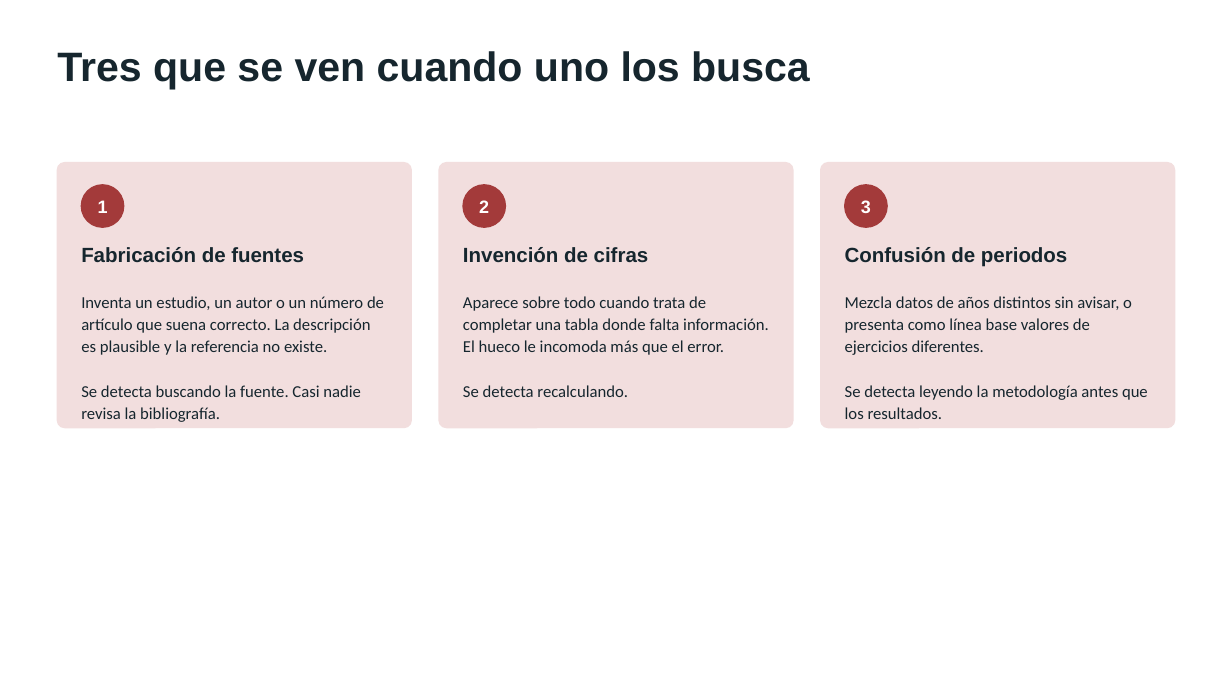
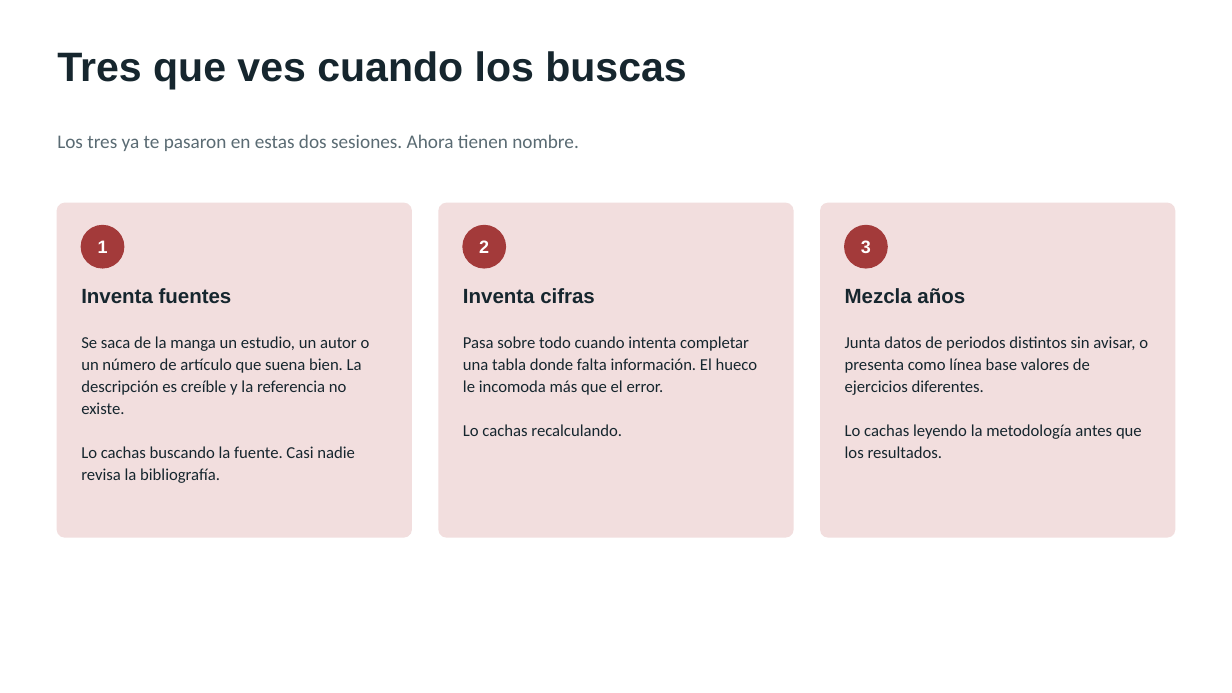
Before and after one commit to marvtrejo/curso-inegi-gen-ai, a slide deck: slide 4 of sesion-03/Sesion_03_Validacion_Critica.pptx. Drawn at 1232x693 pixels with LibreOffice and Linux fonts; fonts in the diff are those of the drawing. Boxes give left, top, right and bottom in pixels: in the first picture for what was removed or moved away, otherwise in the second. Text is boxed around its words. In the diff, an @@ line names an element or a change of style, - is before the commit and + after.

```diff
--- a/sesion-03/Sesion_03_Validacion_Critica.pptx
+++ b/sesion-03/Sesion_03_Validacion_Critica.pptx
@@ text at [57, 51, 686, 90]: text changed @@
-Tres que se ven cuando uno los busca
+Tres que ves cuando los buscas
@@ text added at [57, 134, 579, 151], 15 pt, text #5A6B73 @@
+Los tres ya te pasaron en estas dos sesiones. Ahora tienen nombre.
@@ rounded rectangle: place and size @@
-rounded rectangle at [57, 163, 411, 428]
+rounded rectangle at [57, 203, 411, 537]
@@ rounded rectangle: place and size @@
-rounded rectangle at [439, 163, 793, 428]
+rounded rectangle at [439, 203, 793, 537]
@@ proportions changed in 3 elements at [57, 203, 411, 537], [439, 203, 793, 537], [821, 203, 1175, 537] @@
@@ rounded rectangle: place and size @@
-rounded rectangle at [821, 163, 1175, 428]
+rounded rectangle at [821, 203, 1175, 537]
@@ 3 texts, 3 ellipses: place and size @@
-3 texts, 3 ellipses at [81, 185, 887, 227]
+3 texts, 3 ellipses at [81, 226, 887, 268]
@@ text removed at [845, 247, 1067, 267] @@
-Confusión de periodos
@@ text at [81, 288, 232, 304]: text changed @@
-Fabricación de fuentes
+Inventa fuentes
@@ text at [463, 288, 595, 304]: text changed @@
-Invención de cifras
+Inventa cifras
@@ text added at [845, 288, 965, 304], 16 pt, text #16262E, bold @@
+Mezcla años
@@ text at [81, 336, 370, 483]: text changed @@
-Inventa un estudio, un autor o un número de artículo que suena correcto. La descripción es plausible y la referencia no existe.
-Se detecta buscando la fuente. Casi nadie revisa la bibliografía.
+Se saca de la manga un estudio, un autor o un número de artículo que suena bien. La descripción es creíble y la referencia no existe.
+Lo cachas buscando la fuente. Casi nadie revisa la bibliografía.
@@ text at [463, 336, 757, 436]: text changed @@
-Aparece sobre todo cuando trata de completar una tabla donde falta información. El hueco le incomoda más que el error.
-Se detecta recalculando.
+Pasa sobre todo cuando intenta completar una tabla donde falta información. El hueco le incomoda más que el error.
+Lo cachas recalculando.
@@ text at [845, 336, 1148, 458]: text changed @@
-Mezcla datos de años distintos sin avisar, o presenta como línea base valores de ejercicios diferentes.
-Se detecta leyendo la metodología antes que los resultados.
+Junta datos de periodos distintos sin avisar, o presenta como línea base valores de ejercicios diferentes.
+Lo cachas leyendo la metodología antes que los resultados.
```
Also in this commit, not shown: 13 other slides changed, 14 other files.
